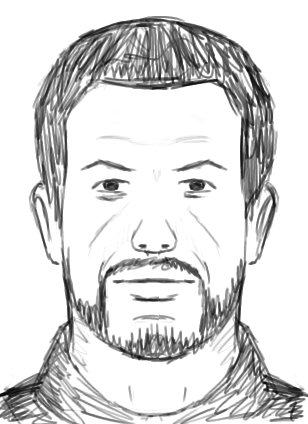
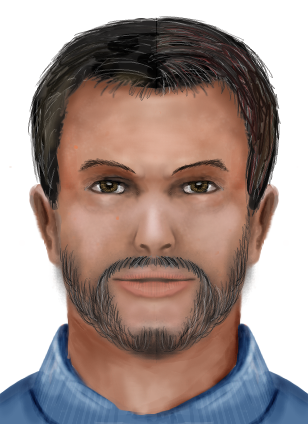
Layers edited between the first and the second 308 × 424 image:
hid "New Layer#1", opacity 100% → 12% over [left=60, top=245, right=244, bottom=361]
added layer "New Layer#4" above "Transformation" over [left=28, top=16, right=281, bottom=364]
added layer "New Layer#7" above "dirt" over [left=28, top=172, right=280, bottom=246]
added layer "dirt" above "New Layer#6" over [left=55, top=89, right=255, bottom=277]
added layer "New Layer#6" above "New Layer" over [left=0, top=62, right=308, bottom=424]
hid "New Layer", opacity 100% → 47%, painted on it over [left=0, top=16, right=308, bottom=424]
added layer "New Layer#3" above "New Layer#2" over [left=0, top=16, right=308, bottom=424]
painted on "Background" over [left=185, top=181, right=222, bottom=200]
